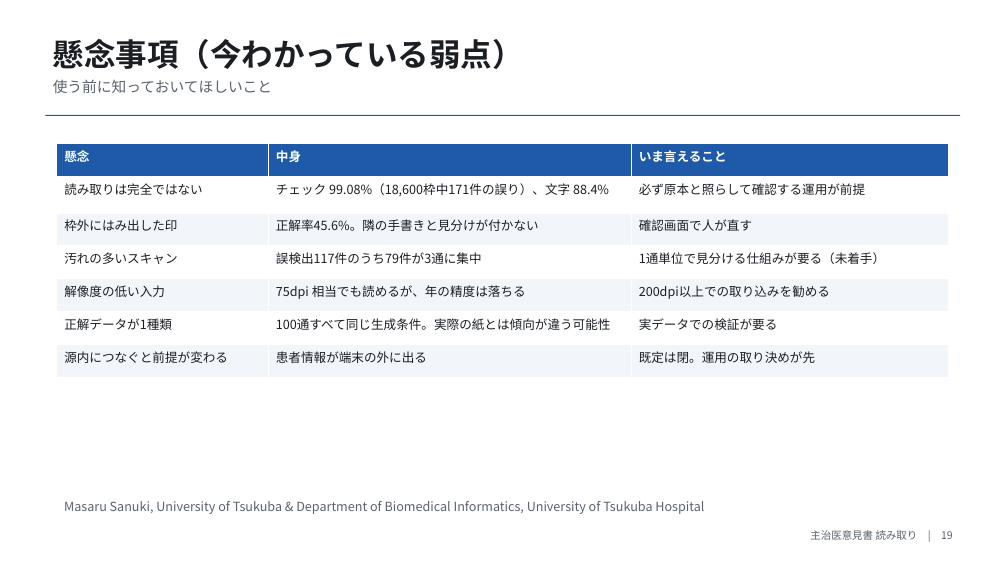
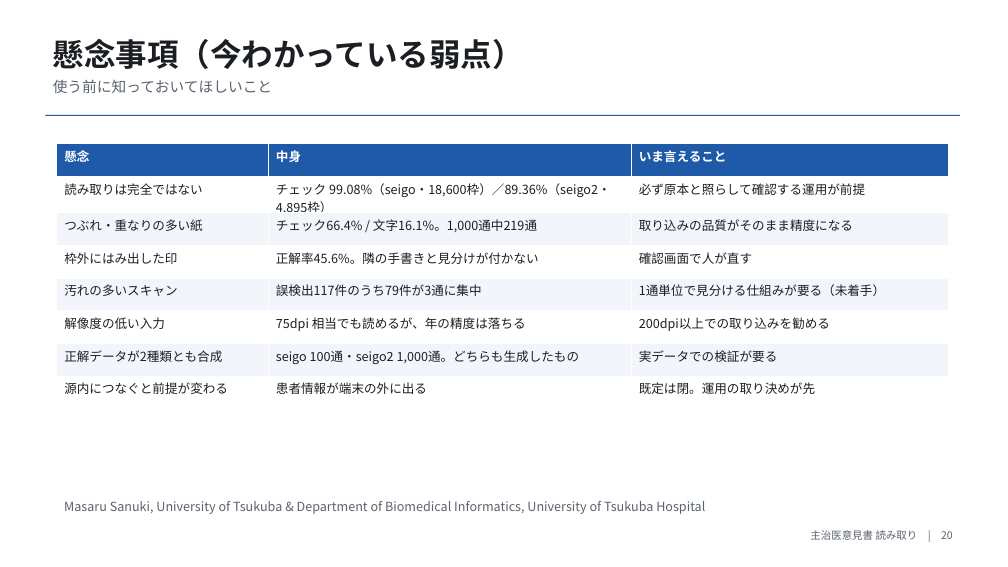
Before and after one commit to masarusanuki/ikensho-ocr, a slide deck: slide 20 of docs/主治医意見書読み取り_概要.pptx (slide 19 before the commit). Drawn at 1008x567 pixels with LibreOffice and Linux fonts; fonts in the diff are those of the drawing. Boxes give left, top, right and bottom in pixels: in the first picture for what was removed or moved away, otherwise in the second. Text is boxed around its words. In the diff, an @@ line names an element or a change of style, - is before the commit and + after.

```diff
--- a/docs/主治医意見書読み取り_概要.pptx
+++ b/docs/主治医意見書読み取り_概要.pptx
@@ table at (57,144,949,405) @@
-row 2: 読み取りは完全ではない | チェック 99.08%（18,600枠中171件の誤り）、文字 88.4% | 必ず原本と照らして確認する運用が前提
+row 2: 読み取りは完全ではない | チェック 99.08%（seigo・18,600枠）／89.36%（seigo2・4,895枠） | 必ず原本と照らして確認する運用が前提
+row 3: つぶれ・重なりの多い紙 | チェック66.4% / 文字16.1%。1,000通中219通 | 取り込みの品質がそのまま精度になる
-row 7, column 1: 正解データが1種類
+row 7, column 1: 正解データが2種類とも合成
-row 7, column 2: 100通すべて同じ生成条件。実際の紙とは傾向が違う可能性
+row 7, column 2: seigo 100通・seigo2 1,000通。どちらも生成したもの
@@ text at (810,530,953,540): text changed @@
-主治医意見書 読み取り | 19
+主治医意見書 読み取り | 20
```
Also in this commit, not shown: 13 other slides changed, 1 slide added, 3 other files.
